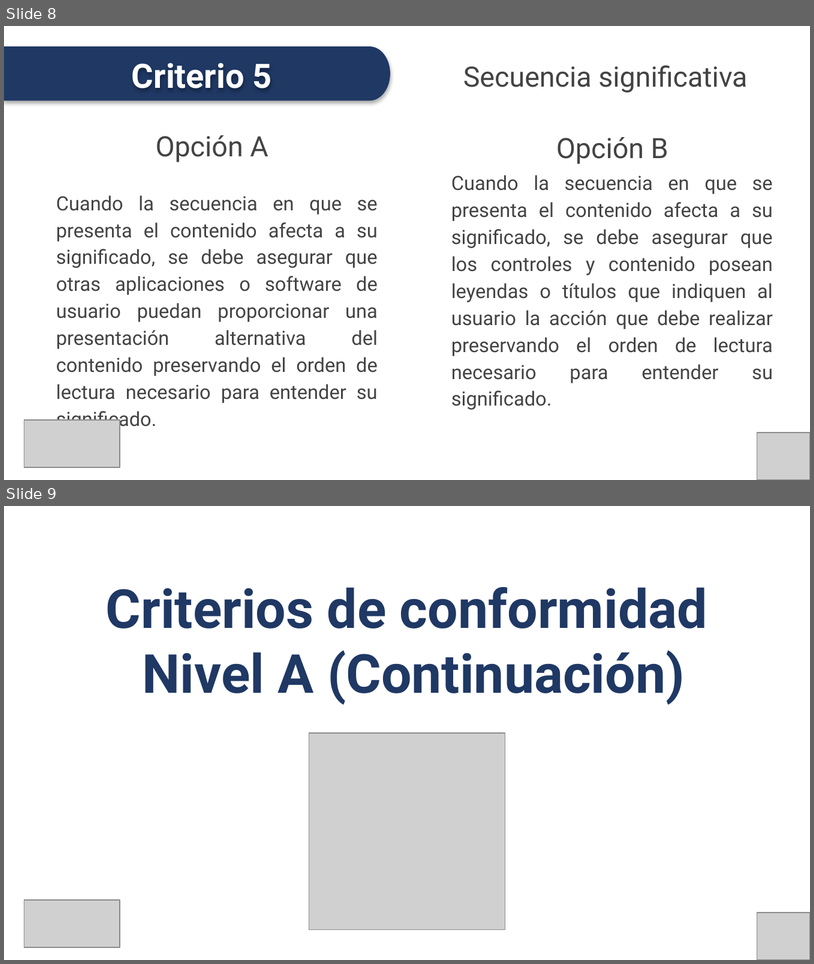
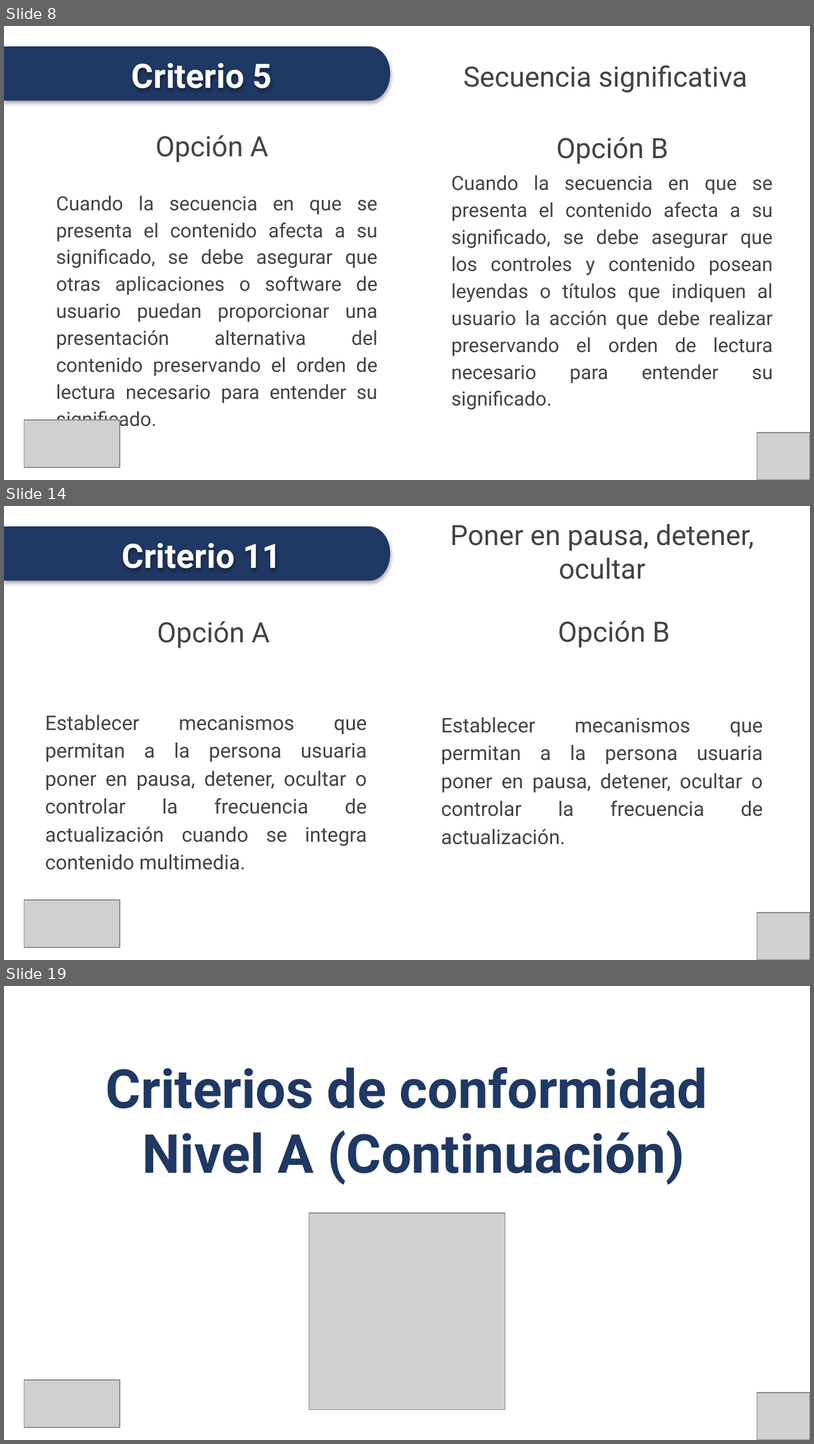
Before and after one commit to conaipd/accesibilidad, a slide deck: NTS - Accesibilidad Web - P2 - SEPTIEMBRE 2024.pptx. Shown one above the other, each under a label of ours: slides 8 and 9 before the commit, slides 8, 14 and 19 after it; the slides between them are not shown. The pictures are 814x964 and 814x1444 pixels, drawn with LibreOffice and Linux fonts; fonts in the diff are those of the drawing; grey boxes stand for pictures. Boxes give left, top, right and bottom in pixels: in the first picture for what was removed or moved away, otherwise in the second. Text is boxed around its words. In the diff, an @@ line names an element or a change of style, - is before the commit and + after.

Commit message:
Actualización en presentacion p2

```diff
--- a/NTS - Accesibilidad Web - P2 - SEPTIEMBRE 2024.pptx
+++ b/NTS - Accesibilidad Web - P2 - SEPTIEMBRE 2024.pptx
@@ slide 14 added at (x1=4, y1=506, x2=810, y2=960), background #FFFFFF @@
@@ freeform shape added at (x1=4, y1=526, x2=390, y2=580), fill #1F3864 @@
@@ title added at (x1=450, y1=524, x2=755, y2=579), 25 pt, text #434343 @@
+Poner en pausa, detener, ocultar
@@ text added at (x1=122, y1=543, x2=282, y2=568), 30 pt, text #FFFFFF, bold @@
+Criterio 11
@@ text added at (x1=157, y1=621, x2=270, y2=648), 25 pt, text #434343 @@
+Opción A
@@ text added at (x1=558, y1=621, x2=670, y2=648), 25 pt, text #434343 @@
+Opción B
@@ text added at (x1=45, y1=715, x2=367, y2=870), 18 pt, text #434343 @@
+Establecer mecanismos que permitan a la persona usuaria poner en pausa, detener, ocultar o controlar la frecuencia de actualización cuando se integra contenido multimedia.
@@ text added at (x1=441, y1=717, x2=764, y2=844), 18 pt, text #434343 @@
+Establecer mecanismos que permitan a la persona usuaria poner en pausa, detener, ocultar o controlar la frecuencia de actualización.
@@ picture added at (x1=24, y1=900, x2=120, y2=947) @@
@@ picture added at (x1=757, y1=912, x2=810, y2=960) @@
@@ what was slide 9 is now slide 19 @@
```
Also in this commit, not shown: 25 other slides added, 6 other files.
